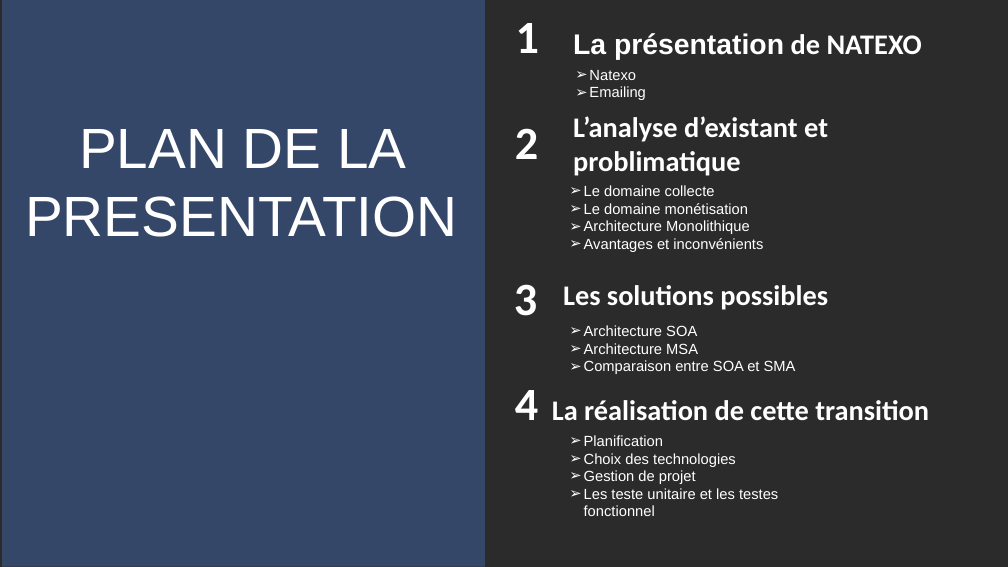
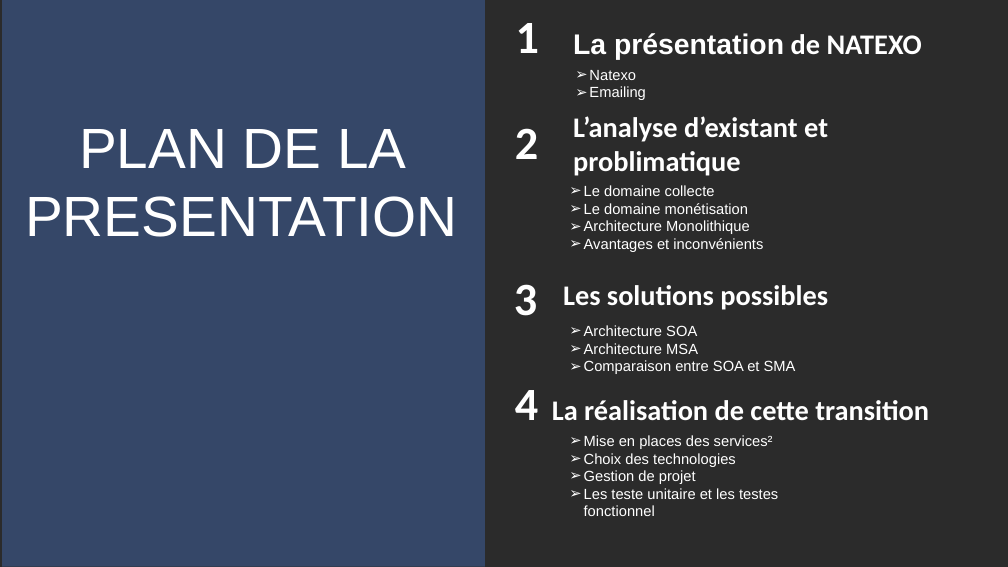
Before and after one commit to messaoudibrahim/Memoire, a slide deck: slide 2 of DIAPO/Présentation.pptx. Drawn at 1008x567 pixels with LibreOffice and Linux fonts; fonts in the diff are those of the drawing; background and template pictures are left out; a plain dark background stands for a picture behind light text. Boxes give left, top, right and bottom in pixels: in the first picture for what was removed or moved away, otherwise in the second. Text is boxed around its words. In the diff, an @@ line names an element or a change of style, - is before the commit and + after.

```diff
--- a/DIAPO/Présentation.pptx
+++ b/DIAPO/Présentation.pptx
@@ text at [584,435,773,449]: text changed @@
-➢ Planification
+➢ Mise en places des services²
```
Also in this commit, not shown: 7 other slides changed, 1 other file.
